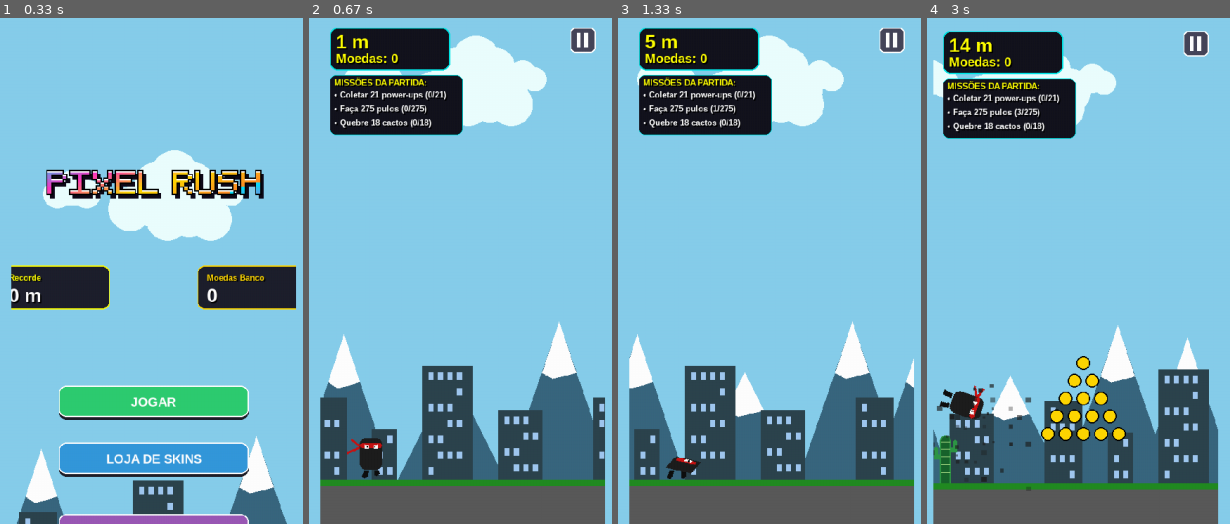
Above: before the commit, frames 1-4 (left to right).
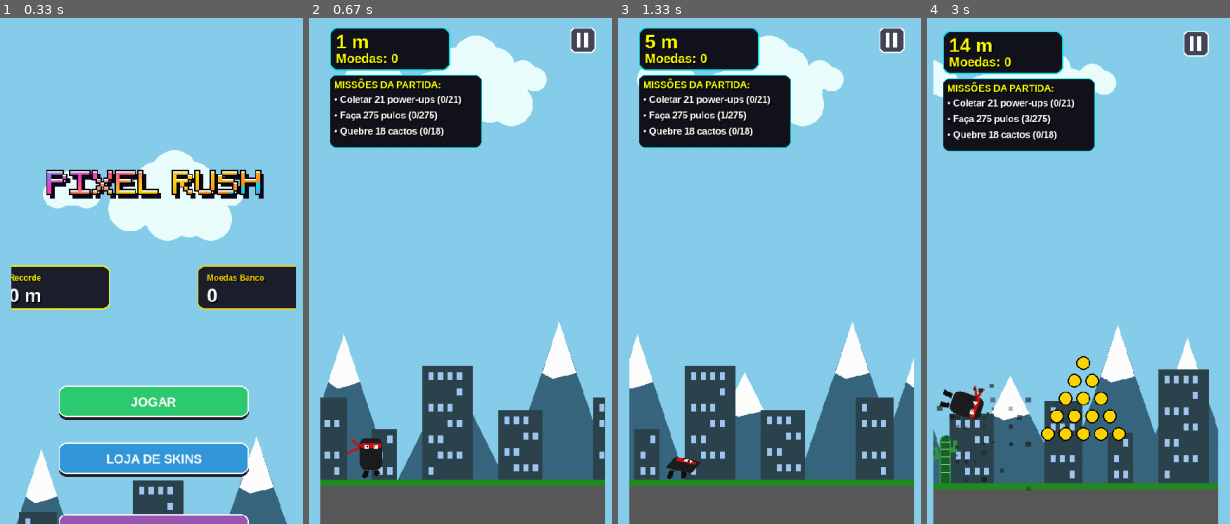
Above: after the commit, the same moments.

Repository: MrPoopBR/pixel_rush
Game: pygame game, started from main.py
The game is run twice, just before and just after one commit, with the same random seed, the same clock (stepped at 60 frames per second) and the same inputs.
Inputs (mouse positions are in pixels of both pictures, inside the frame that each line leads up to):
- Up to frame 1 (0.33 s): no input
- Up to frame 2 (0.67 s): click (463, 271) at 0.38 s
- Up to frame 3 (1.33 s): hold Up 0.67-1.13 s; hold Down from 1.17 s (still down)
- Up to frame 4 (3 s): release Down at 1.47 s; hold Up 1.5-1.87 s; hold Down 1.9-2.27 s; tap Space at 1.97, 2.37, 2.7 s; hold Up 2.3-2.6 s; hold Down 2.63-2.93 s

Frame 1 is identical in both runs. In frame 2, 4.5% of the frame differs, in the area x 6-58%, y 11-26%; in frame 3, 4.5%; in frame 4, 4.6%, in the area x 5-56%, y 11-27%.

Commit message:
Update main.py

Diff:
--- a/main.py
+++ b/main.py
@@ -7,7 +7,7 @@
 import array
 from pygame.sprite import Sprite
 
-# --- INICIALIZAÇÃO E MIXER DE ÁUDIO ---
+# --- INICIALIZAÇÃO E MIXER DE ÁUDIO BLINDADO PARA EMULADORES ---
 pygame.init()
 
 
@@ -16,25 +16,43 @@
         if not pygame.mixer.get_init():
             pygame.mixer.init(frequency=22050, size=-16, channels=2, buffer=512)
     except Exception:
-        pass
+        try:
+            pygame.mixer.init()
+        except Exception:
+            pass
 
 
 init_audio()
 
 # Versão do Jogo
-VERSAO = "v3.2.5"
+VERSAO = "v3.2.9"
 
 # Resolução lógica interna do jogo (Proporção Vertical 450x800)
 LARGURA_VIRTUAL = 450
 ALTURA_VIRTUAL = 800
 
-# Descobre a resolução nativa real da tela do dispositivo/notebook
-info_tela = pygame.display.Info()
-LARGURA_TELA = info_tela.current_w
-ALTURA_TELA = info_tela.current_h
-
-# Abre em tela cheia real usando a resolução física total
-tela = pygame.display.set_mode((LARGURA_TELA, ALTURA_TELA), pygame.FULLSCREEN)
+# Detecção segura de resolução para evitar crash em emuladores Android
+try:
+    info_tela = pygame.display.Info()
+    LARGURA_TELA = info_tela.current_w
+    ALTURA_TELA = info_tela.current_h
+except Exception:
+    LARGURA_TELA, ALTURA_TELA = 450, 800
+
+if LARGURA_TELA <= 0 or ALTURA_TELA <= 0:
+    LARGURA_TELA, ALTURA_TELA = 450, 800
+
+# Inicialização de vídeo blindada contra falhas de driver em emuladores
+try:
+    tela = pygame.display.set_mode((LARGURA_TELA, ALTURA_TELA), pygame.FULLSCREEN)
+except Exception:
+    try:
+        tela = pygame.display.set_mode((LARGURA_TELA, ALTURA_TELA))
+    except Exception:
+        tela = pygame.display.set_mode((450, 800))
+
+# Atualiza dimensões reais garantidas
+LARGURA_TELA, ALTURA_TELA = tela.get_size()
 display_surface = pygame.Surface((LARGURA_VIRTUAL, ALTURA_VIRTUAL))
 
 pygame.display.set_caption(f"Corrida Infinita 2D - {VERSAO}")
@@ -205,6 +223,7 @@
 # Fontes
 fonte = pygame.font.SysFont("Arial", 20, bold=True)
 fonte_pequena = pygame.font.SysFont("Arial", 13, bold=True)
+fonte_missoes = pygame.font.SysFont("Arial", 15, bold=True)
 fonte_grande = pygame.font.SysFont("Arial", 30, bold=True)
 fonte_alerta = pygame.font.SysFont("Arial", 24, bold=True)
 
@@ -248,7 +267,6 @@
     start_x = int(centro_x - largura_total / 2)
     start_y = int(pos_y)
 
-    # 1. Sombra 3D Proporcional
     curr_x = start_x
     for char in texto:
         if char in pixel_map:
@@ -262,7 +280,6 @@
                         pygame.draw.rect(surface, (15, 10, 25), (bx + 4, by + 5, tam_block + 2, tam_block + 2))
             curr_x += (w_char + 1) * tam_block
 
-    # 2. Borda Preta
     curr_x = start_x
     for char in texto:
         if char in pixel_map:
@@ -276,7 +293,6 @@
                         pygame.draw.rect(surface, PRETO, (bx - 2, by - 2, tam_block + 4, tam_block + 4))
             curr_x += (w_char + 1) * tam_block
 
-    # 3. Degradê Colorido Animado + Highlights
     curr_x = start_x
     col_global = 0
     for char in texto:
@@ -311,96 +327,96 @@
             col_global += w_char + 1
 
 
-# --- SINTETIZADOR DE ÁUDIO EM TEMPO REAL ---
+# --- SINTETIZADOR DE ÁUDIO EM TEMPO REAL BLINDADO ---
 def criar_som_sintetico(frequencia_inicio, frequencia_fim, duracao, tipo="sine", volume=0.5):
-    sample_rate = 22050
-    num_samples = int(sample_rate * duracao)
-    buf = array.array('h')
-    for i in range(num_samples):
-        t_sample = i / num_samples
-        freq = frequencia_inicio + (frequencia_fim - frequencia_inicio) * t_sample
-        time_sec = i / sample_rate
-
-        if tipo == "sine":
-            val = math.sin(2 * math.pi * freq * time_sec)
-        elif tipo == "square":
-            val = 0.8 if math.sin(2 * math.pi * freq * time_sec) >= 0 else -0.8
-        elif tipo == "saw":
-            val = 2.0 * (time_sec * freq - math.floor(0.5 + time_sec * freq))
-        elif tipo == "noise":
-            val = random.uniform(-0.8, 0.8)
-        elif tipo == "soft_wind":
-            val = 0.35 * random.uniform(-0.5, 0.5) + 0.65 * math.sin(2 * math.pi * freq * time_sec)
-        else:
-            val = math.sin(2 * math.pi * freq * time_sec)
-
-        fade = 1.0 - t_sample
-        sample = int(val * 32767 * volume * fade)
-        sample = max(-32768, min(32767, sample))
-        buf.append(sample)
-        buf.append(sample)
     try:
-        return pygame.mixer.Sound(buffer=buf)
-    except Exception:
-        return None
-
-
-def criar_som_arpejo(notas, duracao_nota=0.1, tipo="sine", volume=0.5):
-    sample_rate = 22050
-    buf = array.array('h')
-    for freq in notas:
-        num_samples = int(sample_rate * duracao_nota)
+        sample_rate = 22050
+        num_samples = int(sample_rate * duracao)
+        buf = array.array('h')
         for i in range(num_samples):
             t_sample = i / num_samples
+            freq = frequencia_inicio + (frequencia_fim - frequencia_inicio) * t_sample
             time_sec = i / sample_rate
+
             if tipo == "sine":
                 val = math.sin(2 * math.pi * freq * time_sec)
             elif tipo == "square":
-                val = 0.7 if math.sin(2 * math.pi * freq * time_sec) >= 0 else -0.7
+                val = 0.8 if math.sin(2 * math.pi * freq * time_sec) >= 0 else -0.8
             elif tipo == "saw":
-                val = 1.5 * (time_sec * freq - math.floor(0.5 + time_sec * freq))
+                val = 2.0 * (time_sec * freq - math.floor(0.5 + time_sec * freq))
+            elif tipo == "noise":
+                val = random.uniform(-0.8, 0.8)
+            elif tipo == "soft_wind":
+                val = 0.35 * random.uniform(-0.5, 0.5) + 0.65 * math.sin(2 * math.pi * freq * time_sec)
             else:
                 val = math.sin(2 * math.pi * freq * time_sec)
-            fade = 1.0 - (t_sample * 0.4)
+
+            fade = 1.0 - t_sample
             sample = int(val * 32767 * volume * fade)
             sample = max(-32768, min(32767, sample))
             buf.append(sample)
             buf.append(sample)
-    try:
         return pygame.mixer.Sound(buffer=buf)
     except Exception:
         return None
 
 
+def criar_som_arpejo(notas, duracao_nota=0.1, tipo="sine", volume=0.5):
+    try:
+        sample_rate = 22050
+        buf = array.array('h')
+        for freq in notas:
+            num_samples = int(sample_rate * duracao_nota)
+            for i in range(num_samples):
+                t_sample = i / num_samples
+                time_sec = i / sample_rate
+                if tipo == "sine":
+                    val = math.sin(2 * math.pi * freq * time_sec)
+                elif tipo == "square":
+                    val = 0.7 if math.sin(2 * math.pi * freq * time_sec) >= 0 else -0.7
+                elif tipo == "saw":
+                    val = 1.5 * (time_sec * freq - math.floor(0.5 + time_sec * freq))
+                else:
+                    val = math.sin(2 * math.pi * freq * time_sec)
+                fade = 1.0 - (t_sample * 0.4)
+                sample = int(val * 32767 * volume * fade)
+                sample = max(-32768, min(32767, sample))
+                buf.append(sample)
+                buf.append(sample)
+        return pygame.mixer.Sound(buffer=buf)
+    except Exception:
+        return None
+
+
 def gerar_trilha_sonora(grave=False):
-    sample_rate = 22050
-    duracao_total = 4.0
-    num_samples = int(sample_rate * duracao_total)
-    buf = array.array('h')
-
-    fator = 0.5 if grave else 1.0
-    notas_baixo = [130.81, 130.81, 146.83, 164.81, 110.00, 110.00, 123.47, 130.81]
-    notas_melodia = [523.25, 587.33, 659.25, 783.99, 659.25, 587.33, 523.25, 440.00]
-
-    for i in range(num_samples):
-        t_sec = i / sample_rate
-        beat_idx = int((t_sec / duracao_total) * 8) % 8
-        t_in_beat = (t_sec % 0.5) / 0.5
-
-        freq_b = notas_baixo[beat_idx] * fator
-        freq_m = notas_melodia[beat_idx] * fator
-
-        val_b = 0.25 * (1.0 if math.sin(2 * math.pi * freq_b * t_sec) >= 0 else -1.0)
-        val_m = 0.2 * math.sin(2 * math.pi * freq_m * t_sec)
-        val_k = 0.25 * math.sin(2 * math.pi * (100 * (1 - t_in_beat)) * t_sec) if t_in_beat < 0.1 else 0
-
-        mix = (val_b + val_m + val_k) * (1.0 - t_in_beat * 0.25)
-        sample = int(mix * 32767 * 0.35)
-        sample = max(-32768, min(32767, sample))
-        buf.append(sample)
-        buf.append(sample)
-
     try:
+        sample_rate = 22050
+        duracao_total = 4.0
+        num_samples = int(sample_rate * duracao_total)
+        buf = array.array('h')
+
+        fator = 0.5 if grave else 1.0
+        notas_baixo = [130.81, 130.81, 146.83, 164.81, 110.00, 110.00, 123.47, 130.81]
+        notas_melodia = [523.25, 587.33, 659.25, 783.99, 659.25, 587.33, 523.25, 440.00]
+
+        for i in range(num_samples):
+            t_sec = i / sample_rate
+            beat_idx = int((t_sec / duracao_total) * 8) % 8
+            t_in_beat = (t_sec % 0.5) / 0.5
+
+            freq_b = notas_baixo[beat_idx] * fator
+            freq_m = notas_melodia[beat_idx] * fator
+
+            val_b = 0.25 * (1.0 if math.sin(2 * math.pi * freq_b * t_sec) >= 0 else -1.0)
+            val_m = 0.2 * math.sin(2 * math.pi * freq_m * t_sec)
+            val_k = 0.25 * math.sin(2 * math.pi * (100 * (1 - t_in_beat)) * t_sec) if t_in_beat < 0.1 else 0
+
+            mix = (val_b + val_m + val_k) * (1.0 - t_in_beat * 0.25)
+            sample = int(mix * 32767 * 0.35)
+            sample = max(-32768, min(32767, sample))
+            buf.append(sample)
+            buf.append(sample)
+
         return pygame.mixer.Sound(buffer=buf)
     except Exception:
         return None
@@ -417,7 +433,8 @@
 
     def carregar_sons(self):
         try:
-            self.canal_musica = pygame.mixer.Channel(0)
+            if pygame.mixer.get_init():
+                self.canal_musica = pygame.mixer.Channel(0)
             self.sons["pulo"] = criar_som_sintetico(180, 450, 0.14, "sine", 0.4)
             self.sons["swipe"] = criar_som_sintetico(260, 90, 0.12, "soft_wind", 0.25)
             self.sons["swipe_down"] = criar_som_sintetico(260, 90, 0.12, "soft_wind", 0.25)
@@ -463,22 +480,25 @@
 
     def atualizar_musica(self, estado, e_slow, vol_musica):
         if not self.canal_musica: return
-        self.canal_musica.set_volume(vol_musica)
-        if estado in ["JOGANDO", "PAUSA"]:
-            trilha_alvo = self.trilha_lenta if e_slow else self.trilha_normal
-            if self.musica_tocando != trilha_alvo:
-                if trilha_alvo:
-                    self.canal_musica.play(trilha_alvo, loops=-1)
-                self.musica_tocando = trilha_alvo
-        elif estado in ["INICIO", "CONFIG", "LOJA", "UPGRADES"]:
-            if self.musica_tocando != self.trilha_normal:
-                if self.trilha_normal:
-                    self.canal_musica.play(self.trilha_normal, loops=-1)
-                self.musica_tocando = self.trilha_normal
-        else:
-            if self.musica_tocando is not None:
-                self.canal_musica.stop()
-                self.musica_tocando = None
+        try:
+            self.canal_musica.set_volume(vol_musica)
+            if estado in ["JOGANDO", "PAUSA"]:
+                trilha_alvo = self.trilha_lenta if e_slow else self.trilha_normal
+                if self.musica_tocando != trilha_alvo:
+                    if trilha_alvo:
+                        self.canal_musica.play(trilha_alvo, loops=-1)
+                    self.musica_tocando = trilha_alvo
+            elif estado in ["INICIO", "CONFIG", "LOJA", "UPGRADES"]:
+                if self.musica_tocando != self.trilha_normal:
+                    if self.trilha_normal:
+                        self.canal_musica.play(self.trilha_normal, loops=-1)
+                    self.musica_tocando = self.trilha_normal
+            else:
+                if self.musica_tocando is not None:
+                    self.canal_musica.stop()
+                    self.musica_tocando = None
+        except Exception:
+            pass
 
 
 # --- SISTEMA DE SALVAMENTO ---
@@ -894,24 +914,23 @@
         pygame.draw.circle(surf, cor, (int(32 + dx1), int(74 - dy1)), 4)
         pygame.draw.circle(surf, cor, (int(48 + dx2), int(74 - dy2)), 4)
 
-    def desenhar_raios_ima(self, surf):
+    def desenhar_raios_ima(self, surf, frame_contador):
         cx, cy = 40, 40
         raio = 38
         pontos_raio = []
         qtd_segmentos = 8
         for i in range(qtd_segmentos):
             angulo = (math.pi * 2 / qtd_segmentos) * i
-            r_offset = raio + random.randint(-6, 8)
+            r_offset = raio + int(math.sin(frame_contador * 0.4 + i * 1.5) * 6)
             px = cx + math.cos(angulo) * r_offset
             py = cy + math.sin(angulo) * r_offset
             pontos_raio.append((px, py))
 
         if len(pontos_raio) > 2:
             pygame.draw.polygon(surf, AZUL_IMA, pontos_raio, 2)
-            pygame.draw.polygon(surf, BRANCO,
-                                [(p[0] + random.randint(-1, 1), p[1] + random.randint(-1, 1)) for p in pontos_raio], 1)
-
-    def aplicar_visual_skin(self, cor_corpo):
+            pygame.draw.polygon(surf, BRANCO, pontos_raio, 1)
+
+    def aplicar_visual_skin(self, cor_corpo, frame_contador=0):
         surf = self.image_original
         nome = self.skin_nome
 
@@ -942,7 +961,7 @@
                 pygame.draw.line(surf, (218, 165, 32), (32, 60), (48, 66), 3)
 
             if self.tempo_ima > 0 and not self.morrendo:
-                self.desenhar_raios_ima(surf)
+                self.desenhar_raios_ima(surf, frame_contador)
             return
 
         CORPO_RECT = (22, 14, 36, 50)
@@ -1005,7 +1024,7 @@
             pygame.draw.rect(surf, (218, 165, 32), (38, 56, 6, 8), border_radius=2)
 
         if self.tempo_ima > 0 and not self.morrendo:
-            self.desenhar_raios_ima(surf)
+            self.desenhar_raios_ima(surf, frame_contador)
 
     def ativar_powerup(self, tipo, gerenciador_sons=None, vol_sfx=1.0):
         if self.morrendo: return
@@ -1090,8 +1109,8 @@
         if random.random() < 0.5:
             criar_explosao_particulas(self.rect.centerx, self.rect.centery, self.cor_base, 2, particulas, pool_manager)
 
-    def update(self, vel_jogo, segurando_pulo=False, segurando_baixo=False, particulas=None, pool_manager=None,
-               gerenciador_sons=None, vol_sfx=1.0):
+    def update(self, vel_jogo, frame_contador=0, segurando_pulo=False, segurando_baixo=False, particulas=None,
+               pool_manager=None, gerenciador_sons=None, vol_sfx=1.0):
         if self.morrendo:
             self.update_morte(particulas, pool_manager)
             return
@@ -1116,7 +1135,7 @@
             current_cor = self.cor_base
 
         self.image_original.fill((0, 0, 0, 0))
-        self.aplicar_visual_skin(current_cor)
+        self.aplicar_visual_skin(current_cor, frame_contador)
 
         if self.descida_rapida:
             self.velocidade_y += 2.2
@@ -1716,17 +1735,14 @@
     while rodando:
         frame_count += 1
 
-        # Configuração de escala e conversão de cliques dependendo se é Android ou PC
         largura_atual_tela, altura_atual_tela = tela.get_size()
 
         if E_ANDROID:
-            # Android: preenche tela inteira sem bordas e com máxima fluidez
             largura_render = largura_atual_tela
             altura_render = altura_atual_tela
             offset_x = 0
             offset_y = 0
         else:
-            # PC: Mantém proporção vertical com bordas coloridas
             escala = min(largura_atual_tela / LARGURA_VIRTUAL, altura_atual_tela / ALTURA_VIRTUAL)
             largura_render = int(LARGURA_VIRTUAL * escala)
             altura_render = int(ALTURA_VIRTUAL * escala)
@@ -1787,14 +1803,20 @@
                     estado = "PAUSA"
                 salvar_dados(dados)
                 if gerenciador_sons and gerenciador_sons.canal_musica:
-                    gerenciador_sons.canal_musica.pause()
+                    try:
+                        gerenciador_sons.canal_musica.pause()
+                    except Exception:
+                        pass
 
             elif (APP_WILLENTERFOREGROUND and evento.type == APP_WILLENTERFOREGROUND) or \
                     (APP_DIDENTERFOREGROUND and evento.type == APP_DIDENTERFOREGROUND) or \
                     (evento.type == pygame.ACTIVEEVENT and hasattr(evento, 'gain') and evento.gain == 1):
                 if gerenciador_sons and gerenciador_sons.canal_musica and estado in ["JOGANDO", "PAUSA", "INICIO",
                                                                                      "CONFIG", "LOJA", "UPGRADES"]:
-                    gerenciador_sons.canal_musica.unpause()
+                    try:
+                        gerenciador_sons.canal_musica.unpause()
+                    except Exception:
+                        pass
 
             elif evento.type == pygame.FINGERDOWN:
                 if E_ANDROID:
@@ -1916,8 +1938,8 @@
             prev_slow = jogador.tempo_slow
             prev_turbo = jogador.tempo_turbo
 
-            jogador.update(vel_jogo, segurando_pulo, segurando_baixo, particulas, pool_manager, gerenciador_sons,
-                           dados["vol_sfx"])
+            jogador.update(vel_jogo, frame_count, segurando_pulo, segurando_baixo, particulas, pool_manager,
+                           gerenciador_sons, dados["vol_sfx"])
 
             if (prev_slow > 0 and jogador.tempo_slow == 0) or (prev_turbo > 0 and jogador.tempo_turbo == 0):
                 aplicar_shake(20, 10)
@@ -1932,8 +1954,9 @@
                     perigo.kill()
 
             if jogador.tempo_turbo > 0 and not jogador.morrendo:
-                criar_rastro_turbo(jogador.rect.left, jogador.rect.centery + random.randint(-10, 10), particulas,
-                                   pool_manager)
+                if frame_count % 2 == 0:
+                    criar_rastro_turbo(jogador.rect.left, jogador.rect.centery + random.randint(-10, 10), particulas,
+                                       pool_manager)
 
             for m in missoes_atuais:
                 if m["tipo"] == "DISTANCIA":
@@ -2107,22 +2130,22 @@
             pygame.draw.rect(display_surface, BRANCO, (LARGURA_VIRTUAL - 45, 23, 6, 24))
             pygame.draw.rect(display_surface, BRANCO, (LARGURA_VIRTUAL - 33, 23, 6, 24))
 
-            rect_missoes_hud = pygame.Rect(15, 90, 210, 95)
+            rect_missoes_hud = pygame.Rect(15, 90, 240, 115)
             pygame.draw.rect(display_surface, (20, 20, 30, 200), rect_missoes_hud, border_radius=10)
             pygame.draw.rect(display_surface, CIANO_ESCUDO, rect_missoes_hud, 1, border_radius=10)
 
-            desenhar_texto_com_sombra(display_surface, t("missoes_partida", dados), fonte_pequena, AMARELO_NEON, PRETO,
-                                      (22, 94))
-
-            y_m = 114
+            desenhar_texto_com_sombra(display_surface, t("missoes_partida", dados), fonte_missoes, AMARELO_NEON, PRETO,
+                                      (22, 96))
+
+            y_m = 120
             for m in missoes_atuais:
                 txt_m = t(m["key"], dados).format(m["alvo"])
                 st = "OK!" if m["concluida"] else f"{m['atual']}/{m['alvo']}"
                 cor_m = VERDE_SLOW if m["concluida"] else BRANCO
-                desenhar_texto_com_sombra(display_surface, f"• {txt_m} ({st})", fonte_pequena, cor_m, PRETO, (22, y_m))
-                y_m += 22
-
-            py_pup = 192
+                desenhar_texto_com_sombra(display_surface, f"• {txt_m} ({st})", fonte_missoes, cor_m, PRETO, (22, y_m))
+                y_m += 25
+
+            py_pup = 212
             for pup_key, pup_conf in UPGRADES_CONFIG.items():
                 tempo_restante = 0
                 if pup_key == "IMA":
@@ -2340,8 +2363,8 @@
             pygame.draw.rect(display_surface, (46, 204, 113), btn_voltar_config, border_radius=10)
             pygame.draw.rect(display_surface, BRANCO, btn_voltar_config, 2, border_radius=10)
             surf_s = fonte.render(t("salvar", dados), True, BRANCO)
-            display_surface.blit(surf_s, (
-            btn_voltar_config.centerx - surf_s.get_width() // 2, btn_voltar_config.centery - surf_s.get_height() // 2))
+            display_surface.blit(surf_s, (btn_voltar_config.centerx - surf_s.get_width() // 2,
+                                          btn_voltar_config.centery - surf_voltar_config.get_height() // 2))
 
         elif estado == "PAUSA":
             overlay_pausa = pygame.Surface((LARGURA_VIRTUAL, ALTURA_VIRTUAL), pygame.SRCALPHA)
@@ -2363,15 +2386,15 @@
 
             pygame.draw.line(display_surface, CINZA_BOTAO, (65, 308), (385, 308), 2)
 
-            desenhar_texto_com_sombra(display_surface, t("missoes_partida", dados), fonte_pequena, CIANO_ESCUDO, PRETO,
+            desenhar_texto_com_sombra(display_surface, t("missoes_partida", dados), fonte_missoes, CIANO_ESCUDO, PRETO,
                                       (65, 318))
             y_m = 345
             for m in missoes_atuais:
                 txt_m = t(m["key"], dados).format(m["alvo"])
                 st = "OK!" if m["concluida"] else f"{m['atual']}/{m['alvo']}"
                 cor_m = VERDE_SLOW if m["concluida"] else BRANCO
-                desenhar_texto_com_sombra(display_surface, f"• {txt_m} ({st})", fonte_pequena, cor_m, PRETO, (70, y_m))
-                y_m += 28
+                desenhar_texto_com_sombra(display_surface, f"• {txt_m} ({st})", fonte_missoes, cor_m, PRETO, (70, y_m))
+                y_m += 26
 
             pygame.draw.rect(display_surface, (46, 204, 113), btn_continuar, border_radius=10)
             pygame.draw.rect(display_surface, BRANCO, btn_continuar, 2, border_radius=10)
@@ -2382,8 +2405,8 @@
             pygame.draw.rect(display_surface, VERMELHO_OBSTACULO, btn_menu_pausa, border_radius=10)
             pygame.draw.rect(display_surface, BRANCO, btn_menu_pausa, 2, border_radius=10)
             surf_m = fonte.render(t("menu_principal", dados), True, BRANCO)
-            display_surface.blit(surf_m, (
-            btn_menu_pausa.centerx - surf_m.get_width() // 2, btn_menu_pausa.centery - surf_m.get_height() // 2))
+            display_surface.blit(surf_m, (btn_menu_pausa.centerx - surf_m.get_width() // 2,
+                                          btn_menu_pausa.centery - surf_menu_pausa.get_height() // 2))
 
         elif estado == "GAMEOVER":
             overlay_go = pygame.Surface((LARGURA_VIRTUAL, ALTURA_VIRTUAL), pygame.SRCALPHA)
@@ -2407,15 +2430,15 @@
 
             pygame.draw.line(display_surface, CINZA_BOTAO, (65, 322), (385, 322), 2)
 
-            desenhar_texto_com_sombra(display_surface, t("missoes_partida", dados), fonte, CIANO_ESCUDO, PRETO,
-                                      (65, 332))
-            y_m = 368
+            desenhar_texto_com_sombra(display_surface, t("missoes_partida", dados), fonte_missoes, CIANO_ESCUDO, PRETO,
+                                      (65, 330))
+            y_m = 358
             for m in missoes_atuais:
                 txt_m = t(m["key"], dados).format(m["alvo"])
                 st = "OK!" if m["concluida"] else f"{m['atual']}/{m['alvo']}"
                 cor_m = VERDE_SLOW if m["concluida"] else BRANCO
-                desenhar_texto_com_sombra(display_surface, f"• {txt_m} ({st})", fonte_pequena, cor_m, PRETO, (70, y_m))
-                y_m += 28
+                desenhar_texto_com_sombra(display_surface, f"• {txt_m} ({st})", fonte_missoes, cor_m, PRETO, (70, y_m))
+                y_m += 26
 
             pygame.draw.rect(display_surface, (46, 204, 113), btn_reiniciar, border_radius=10)
             pygame.draw.rect(display_surface, BRANCO, btn_reiniciar, 2, border_radius=10)
@@ -2435,13 +2458,10 @@
             ox = random.randint(-shake_intensidade, shake_intensidade)
             oy = random.randint(-shake_intensidade, shake_intensidade)
 
-        # Renderização final otimizada por plataforma
         if E_ANDROID:
-            # Android: Escalonamento direto para preencher 100% da tela com fluidez máxima
             superficie_final = pygame.transform.scale(display_surface, (LARGURA_TELA, ALTURA_TELA))
             tela.blit(superficie_final, (ox, oy))
         else:
-            # PC: Preenche com cor de fundo e renderiza com proporção correta
             tela.fill(cor_ceu_tupla)
             superficie_final = pygame.transform.scale(display_surface, (largura_render, altura_render))
             tela.blit(superficie_final, (offset_x + ox, offset_y + oy))
